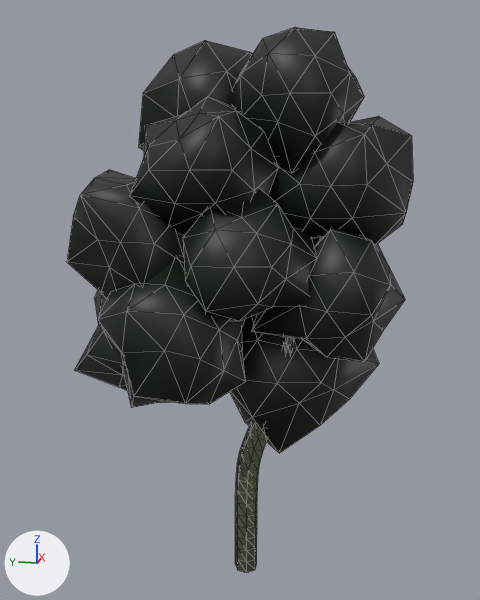
The glTF model Data/Buttertubs/Trees/SM_TreeFar_holly_2.glb: old version first, new version second.
The view is the same before and after, from a 50 mm camera at (-8.4, -1.59, 4.9) aimed at (0.47, 0.19, 2.68). The axes (+X, +Y, +Z) are drawn at lower left. The lights are the same throughout. The first picture is the older version. Mesh edges are drawn as thin lines. Vertices at exactly the same position are counted once.

Names of what the first picture shows: 'SM_TreeFar_holly_2'.
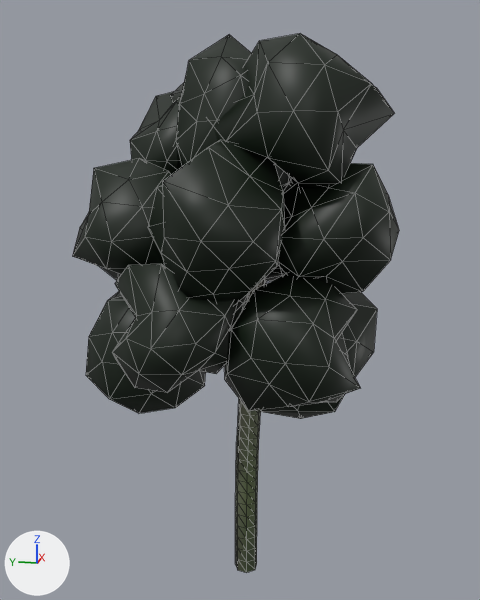
What changed in the scene script:
```text
Change me_sm_treefar_holly_2:
    used by ob_sm_treefar_holly_2; location = (0.0, 0.0, 0.0)
    remove me_sm_treefar_holly_2.from_pydata(...)  # 714 vertices, 1346 faces; spans x -1.4..2.2, y -2.06..2.46, z -1.2..6.21
    add me_sm_treefar_holly_2.from_pydata(...)  # 723 vertices, 1380 faces; spans x -1.5..2.35, y -1.92..2.45, z -1.2..6.22
    me_sm_treefar_holly_2 part 1: the loose piece of 42 vertices spanning x -0.19..1.95, y -1.77..0.58, z 0.57..2.89 is rebuilt with 42 vertices and now spans x -0.05..1.93, y -1.7..0.32, z 0.76..2.87
    me_sm_treefar_holly_2 part 2: the loose piece of 42 vertices spanning x -0.19..2.13, y -0.28..1.61, z 4.2..6.11 is rebuilt with 42 vertices and now spans x -0.08..1.73, y -0.64..1.42, z 4.17..6.22
    me_sm_treefar_holly_2 part 3: the loose piece of 42 vertices spanning x -0.68..1.01, y -2.04..-0.13, z 2.04..3.82 is rebuilt with 42 vertices and now spans x -0.68..1.34, y -1.92..-0.08, z 2.78..4.58
    me_sm_treefar_holly_2 part 4: the loose piece of 42 vertices spanning x -1.16..0.39, y -1.02..0.64, z 2.67..4.42 is rebuilt with 42 vertices and now spans x -1.5..0.47, y -0.57..1.18, z 2.69..4.87
    me_sm_treefar_holly_2 part 5: the loose piece of 42 vertices spanning x -0.7..1.53, y 0.47..2.46, z 1.03..3.1 is rebuilt with 42 vertices and now spans x -0.4..1.17, y 0.69..2.3, z 1.1..2.78
    me_sm_treefar_holly_2 part 6: the loose piece of 42 vertices spanning x 0.29..2.14, y -1.51..0.69, z 2.51..4.66 is rebuilt with 42 vertices and now spans x 0.42..2.35, y -1.62..0.6, z 2.78..4.66
    me_sm_treefar_holly_2 part 7: the loose piece of 42 vertices spanning x -0.53..1.29, y -1.41..0.32, z 4.47..6.21 is rebuilt with 42 vertices and now spans x -0.82..1.32, y -1.78..0.62, z 4.11..6.14
    me_sm_treefar_holly_2 part 8: the loose piece of 42 vertices spanning x -1.4..0.39, y -0.2..1.81, z 1.52..3.46 is rebuilt with 42 vertices and now spans x -1.48..0.44, y -0.02..1.69, z 1.76..3.44
    me_sm_treefar_holly_2 part 9: the loose piece of 42 vertices spanning x -0.97..0.89, y 0.43..2.31, z 2.65..4.55 is rebuilt with 42 vertices and now spans x -0.8..1.21, y 0.63..2.45, z 2.64..4.62
    me_sm_treefar_holly_2 part 10: the loose piece of 42 vertices spanning x 0.07..2.2, y -0.17..1.75, z 2.58..4.42 is rebuilt with 42 vertices and now spans x 0.02..1.95, y -0.16..1.57, z 1.76..3.87
    me_sm_treefar_holly_2 part 11: a new loose piece of 42 vertices spanning x -1.04..0.87, y -1.54..0.27, z 1.39..3.36, in mat_defaultmaterial
    me_sm_treefar_holly_2 part 12: a new loose piece of 42 vertices spanning x 0.35..2.21, y 0.15..2.14, z 3.64..5.57, in mat_defaultmaterial
    me_sm_treefar_holly_2 part 13: 236 vertices removed from x -1.08..1.35, y -2.06..1.37, z 0.06..5.37; 161 vertices added at x -0.14..0.18, y -0.26..0.16, z 0.05..4.26
```

Pixel boxes (x1, y1, x2, y2) of what changed, in the pictures (480 x 600 px; the box of a moved part takes in the faces that stretch with it):
'SM_TreeFar_holly_2', reshaped
    before: (67, 27, 413, 573)
    after: (73, 33, 399, 573)
part 1 of me_sm_treefar_holly_2, rebuilt
    before: (229, 314, 379, 453)
    after: (261, 292, 377, 419)
part 2 of me_sm_treefar_holly_2, rebuilt
    before: (139, 40, 252, 151)
    after: (170, 34, 252, 170)
part 3 of me_sm_treefar_holly_2, rebuilt
    before: (251, 227, 405, 362)
    after: (278, 163, 399, 294)
part 4 of me_sm_treefar_holly_2, rebuilt (24% taller)
    before: (183, 188, 315, 321)
    after: (148, 140, 285, 305)
part 5 of me_sm_treefar_holly_2, rebuilt
    before: (74, 290, 171, 403)
    after: (86, 292, 206, 413)
part 6 of me_sm_treefar_holly_2, rebuilt (mostly hidden before)
    before: (312, 237, 322, 247)
    after: (265, 164, 291, 281)
part 7 of me_sm_treefar_holly_2, rebuilt (35% wider, 7% taller)
    before: (231, 27, 364, 173)
    after: (214, 33, 394, 190)
part 8 of me_sm_treefar_holly_2, rebuilt (15% narrower, 13% shorter)
    before: (98, 259, 246, 408)
    after: (112, 264, 237, 393)
part 9 of me_sm_treefar_holly_2, rebuilt
    before: (67, 170, 185, 298)
    after: (73, 158, 171, 280)
part 10 of me_sm_treefar_holly_2, rebuilt (not visible before)
    after: (230, 279, 267, 329)
part 11 of me_sm_treefar_holly_2, added
    after: (224, 273, 360, 411)
part 12 of me_sm_treefar_holly_2, added
    after: (130, 91, 180, 175)
part 13 of me_sm_treefar_holly_2, moved or reshaped
    before: (129, 97, 413, 502)
    after: (235, 278, 265, 502)
